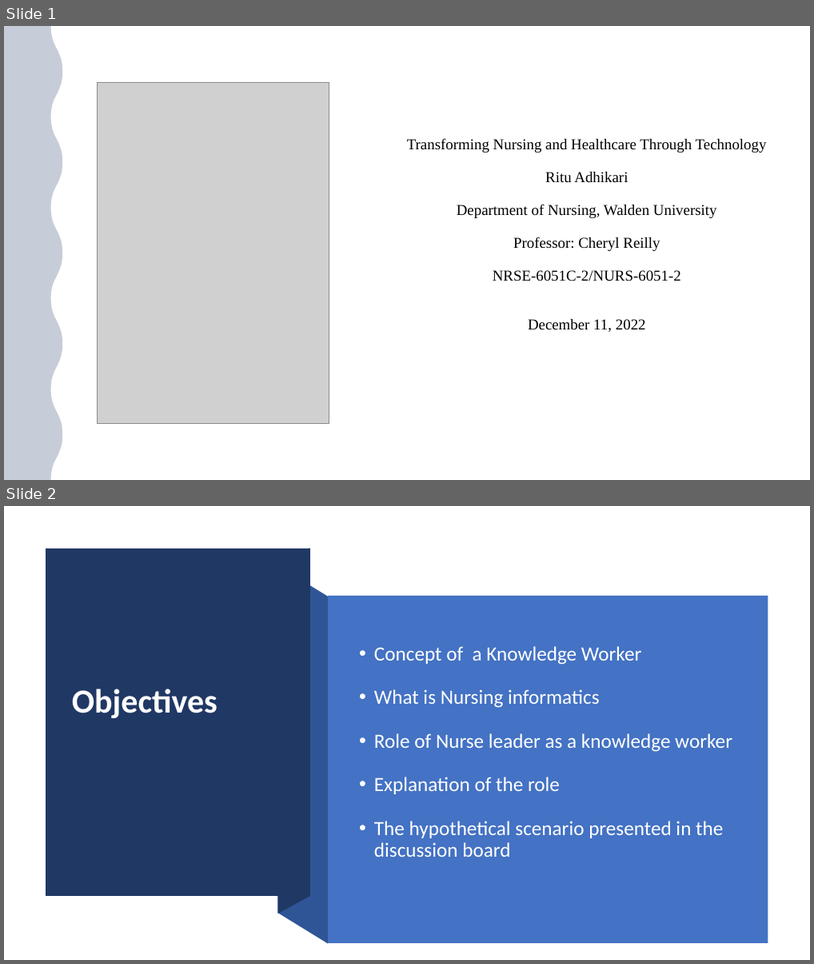
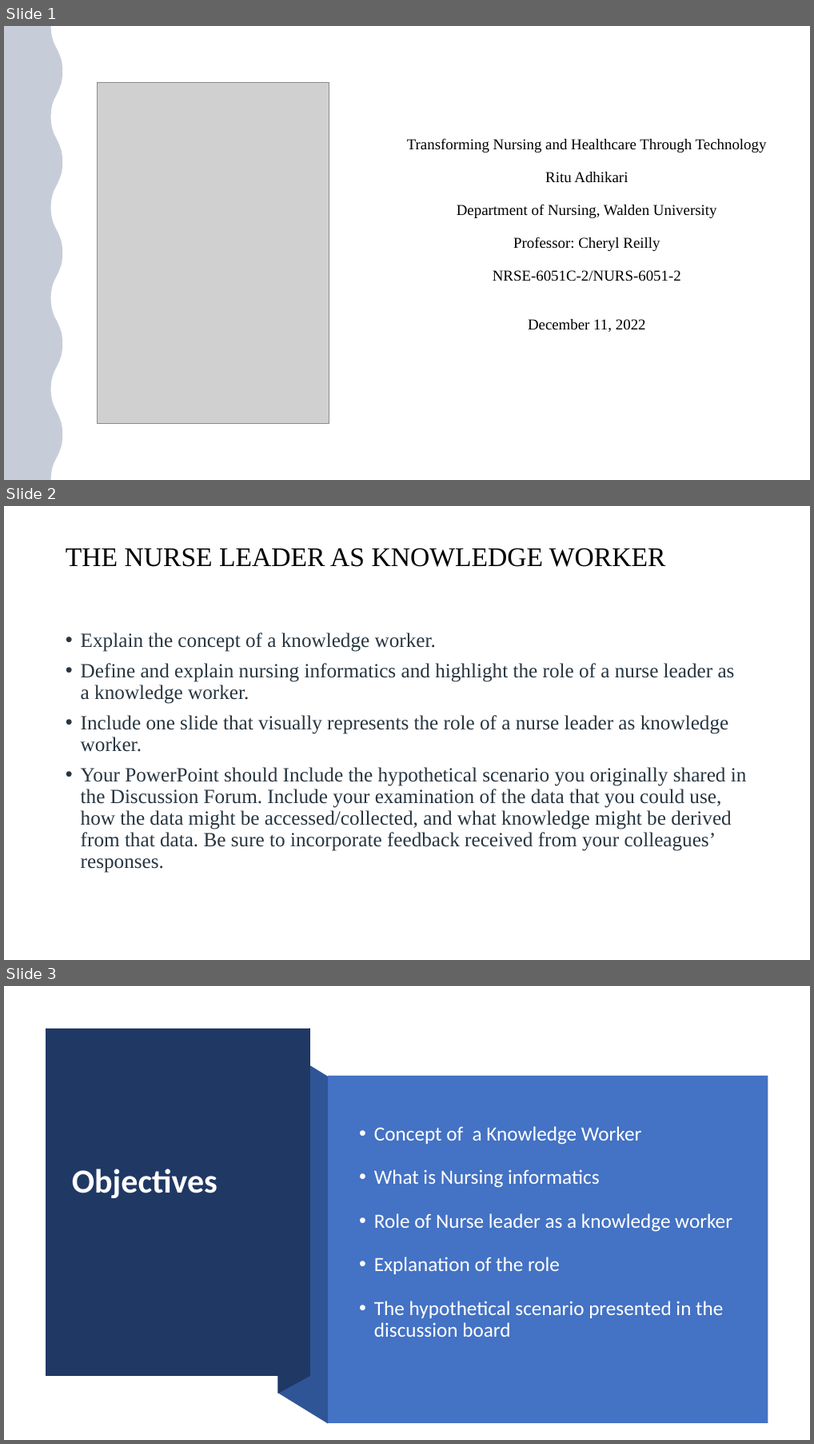
Before and after one commit to ritu2046/WALDEN_NURS_6051_Transforming_Nursing_And_HC, a slide deck: WK2Assgn_Adhikari_R_NURS6051.pptx. Shown one above the other, each under a label of ours: slides 1 and 2 before the commit, slides 1, 2 and 3 after it. The pictures are 814x964 and 814x1444 pixels, drawn with LibreOffice and Linux fonts; fonts in the diff are those of the drawing; grey boxes stand for pictures. Boxes give left, top, right and bottom in pixels: in the first picture for what was removed or moved away, otherwise in the second. Text is boxed around its words. In the diff, an @@ line names an element or a change of style, - is before the commit and + after.

```diff
--- a/WK2Assgn_Adhikari_R_NURS6051.pptx
+++ b/WK2Assgn_Adhikari_R_NURS6051.pptx
@@ slide 2 added at box(4, 506, 810, 960), background #FFFFFF @@
@@ title added at box(66, 548, 666, 567), 32 pt, text #000000 @@
+THE NURSE LEADER AS KNOWLEDGE WORKER
@@ text added at box(81, 632, 747, 872), 24 pt, text #273540 @@
+• Explain the concept of a knowledge worker.
+• Define and explain nursing informatics and highlight the role of a nurse leader as a knowledge worker.
+• Include one slide that visually represents the role of a nurse leader as knowledge worker.
+• Your PowerPoint should Include the hypothetical scenario you originally shared in the Discussion Forum. Include your examination of the data that you could use, how the data might be accessed/collected, and what knowledge might be derived from that data. Be sure to incorporate feedback received from your colleagues’ responses.
@@ what was slide 2 is now slide 3 @@
```
Also in this commit, not shown: 8 other files.
